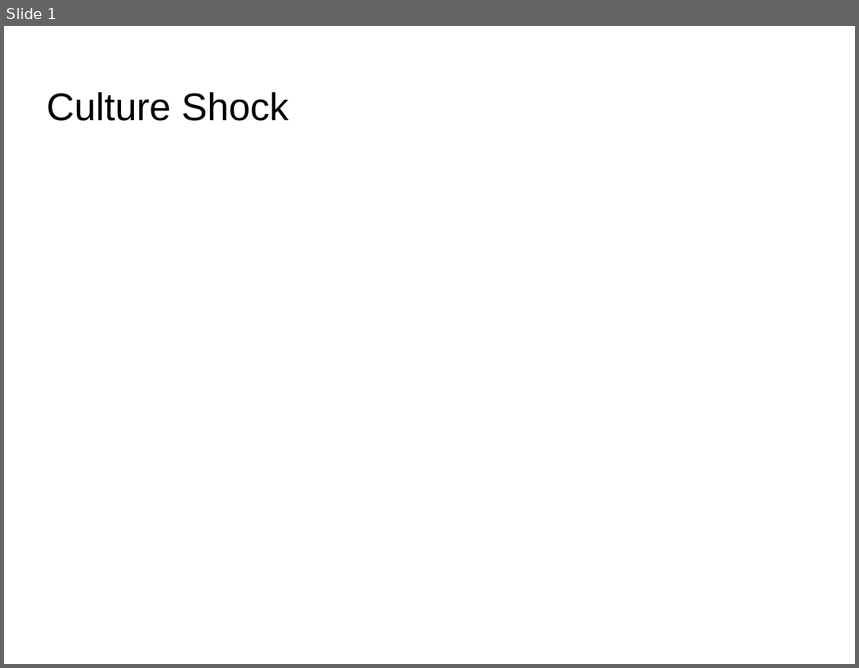
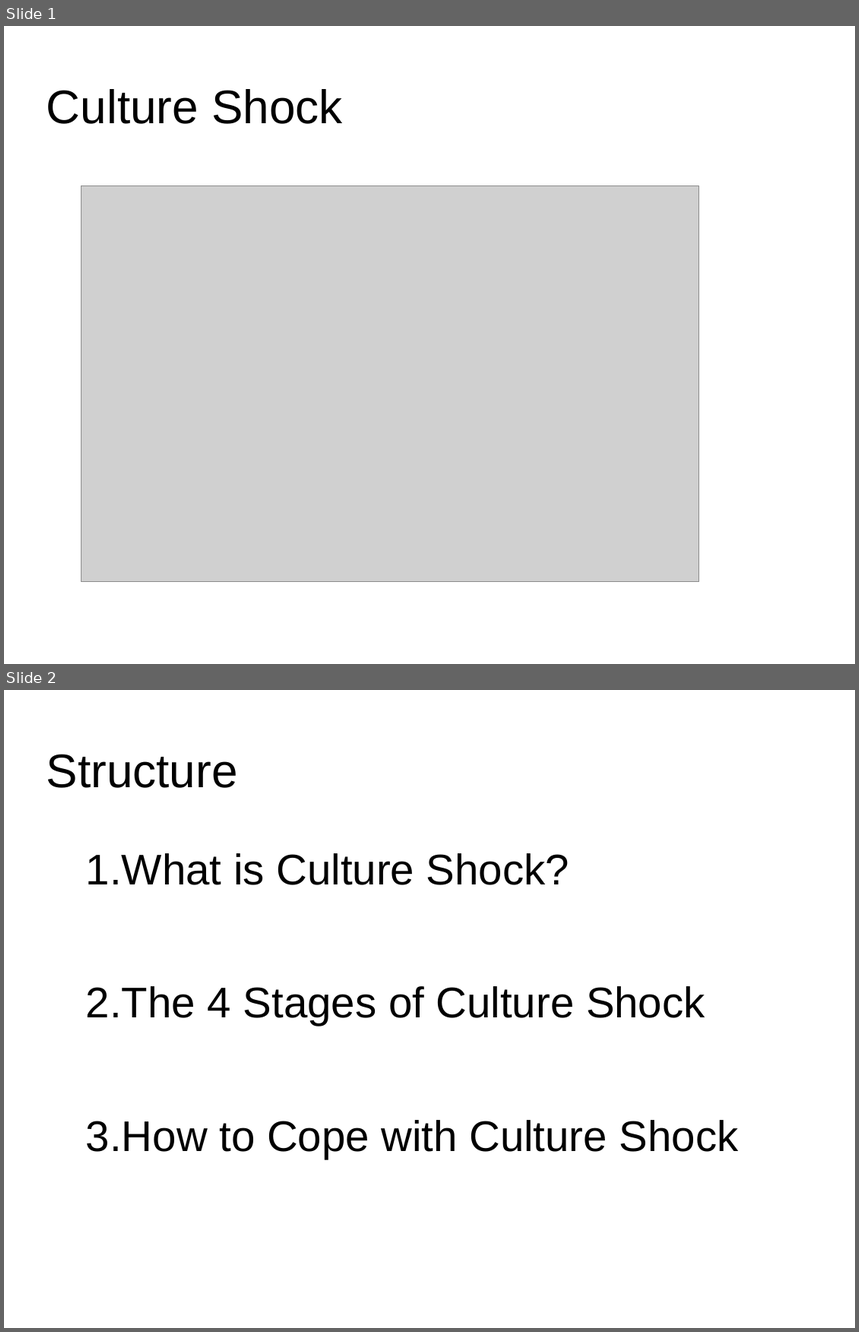
Before and after one commit to daFischer/culture-shock, a slide deck: presentation.odp. Shown one above the other, each under a label of ours: slide 1 before the commit, slides 1 and 2 after it. The pictures are 859x668 and 859x1332 pixels, drawn with LibreOffice and Linux fonts; fonts in the diff are those of the drawing; grey boxes stand for pictures; background and template pictures are left out. Boxes give left, top, right and bottom in pixels: in the first picture for what was removed or moved away, otherwise in the second. Text is boxed around its words. In the diff, an @@ line names an element or a change of style, - is before the commit and + after.

Commit message:
edited structure

```diff
--- a/presentation.odp
+++ b/presentation.odp
@@ slide 2 added at [4,690,855,1328], background picture (left out) @@
@@ title added at [47,754,238,788], 44 pt, text #000000 @@
+Structure
@@ text added at [86,853,739,1159], 40 pt, text #000000 @@
+1. What is Culture Shock?
+2. The 4 Stages of Culture Shock
+3. How to Cope with Culture Shock
@@ slide 1 changed as well @@
@@ title "Culture Shock" at [47,89,343,124]: size 36 to 44 pt @@
@@ picture added at [82,186,699,582] @@
```
Also in this commit, not shown: 2 other slides changed, 2 other slides added, 2 slides removed, 1 other file.
